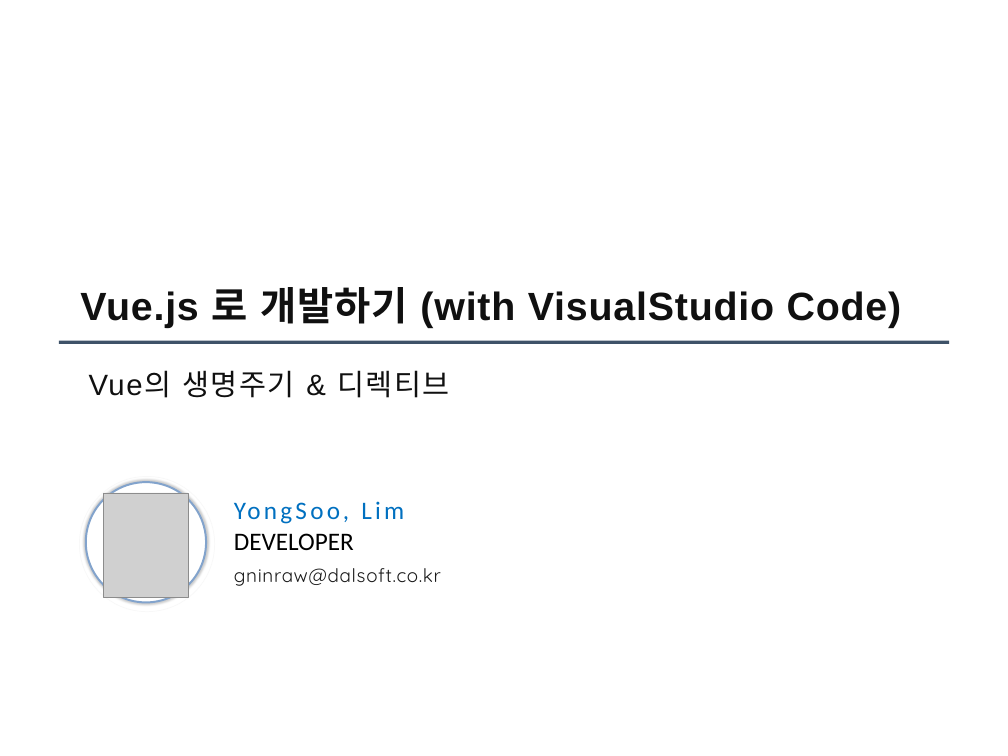
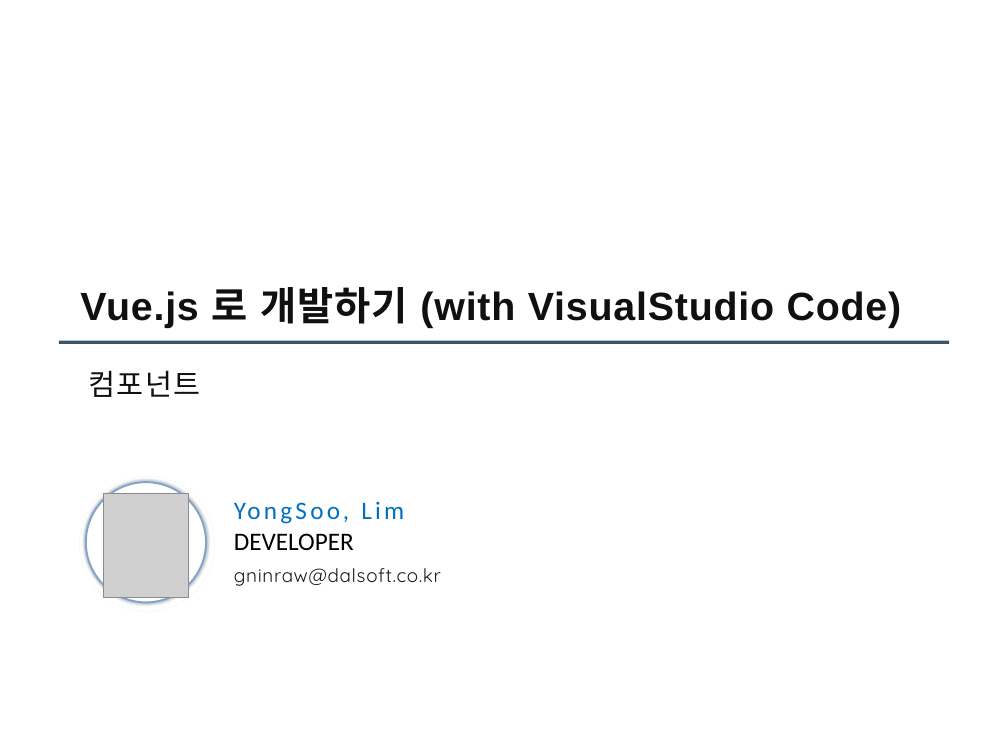
Before and after one commit to gninraw/VueTutorial, a slide deck: slide 1 of Lecture/2.Vue.js 산업체 특강(컴포넌트).pptx. Drawn at 1008x756 pixels with LibreOffice and Linux fonts; fonts in the diff are those of the drawing; grey boxes stand for pictures. Boxes give left, top, right and bottom in pixels: in the first picture for what was removed or moved away, otherwise in the second. Text is boxed around its words. In the diff, an @@ line names an element or a change of style, - is before the commit and + after.

```diff
--- a/Lecture/2.Vue.js 산업체 특강(컴포넌트).pptx
+++ b/Lecture/2.Vue.js 산업체 특강(컴포넌트).pptx
@@ text at <box>89,370,201,397</box>: text changed @@
-Vue의 생명주기 & 디렉티브
+컴포넌트
```
Also in this commit, not shown: 3 slides added.
